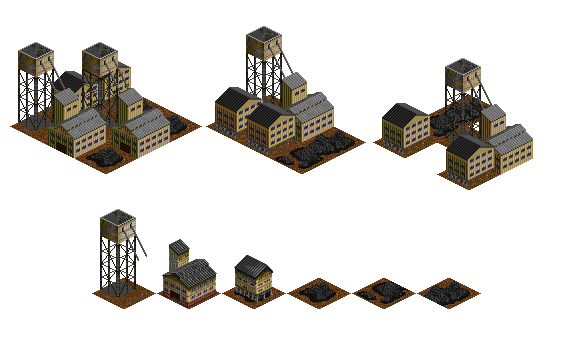
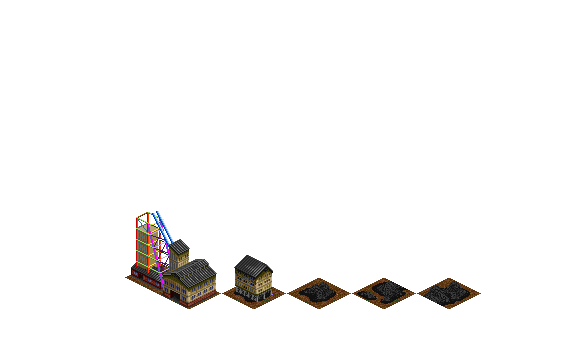
Layers edited between the first and the second w=584, h=351 image:
renamed "Layer 4" to "winding house", painted on it over left=162, top=239, right=193, bottom=300
added layer "cables" above "headgear" over left=152, top=211, right=174, bottom=247
added layer "headgear" above "headhouse" over left=136, top=212, right=177, bottom=289
added layer "headhouse" above "Layer 10" over left=130, top=255, right=173, bottom=291
renamed "Layer 4 copy" to "wash screen", painted on it over left=100, top=209, right=193, bottom=309
added layer "ground tile copy" above "ground tile copy 2" over left=157, top=278, right=193, bottom=300
added layer "ground tile" above "Layer 9" over left=125, top=262, right=186, bottom=293
renamed "Layer 5" to "Layer 9", showed it, moved it above "Background", painted on it over left=10, top=26, right=533, bottom=309
